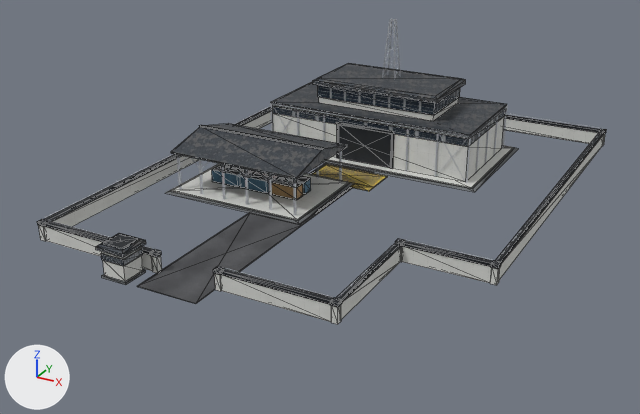
The glTF model Models/naval_command.glb: old version first, new version second.
One viewpoint serves both versions: a 50 mm camera at (70.7, -143.9, 65.7) aimed at (-3.3, -9.4, -1.5). Lighting does not change. The marker at lower left points along +X, +Y and +Z. The first picture is the older version. Mesh edges are drawn as thin lines on the coarser meshes. Vertices at exactly the same position are counted once.

Objects in the first picture: 'NVC_L1_Asphalt', 'NVC_L1_ConcDark', 'NVC_L1_ConcLight', 'NVC_L1_ContBlue', 'NVC_L1_DoorCorr', 'NVC_L1_HatchZone', 'NVC_L1_RoofCorr', 'NVC_L1_SteelDark', 'NVC_L1_SteelTruss', 'NVC_L1_WindowDark' and 1 more.
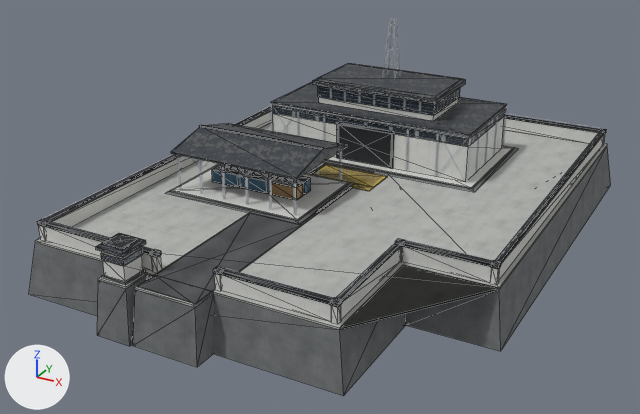
Location of each change, (x1, y1, x2, y2) in pixels of the pictures (640 x 414 px):
'NVC_L1_ConcMid', added: after (35, 123, 607, 330)
'NVC_L1_ConcDark', reshaped (40% wider, 81% taller): before (102, 148, 518, 285); after (29, 147, 611, 396)
part 1 of me_nvc_l1_concdark_007, added: after (29, 147, 611, 396)

What changed in the scene script:
```text
Add img_tex_no_concrete_mid:
    img_tex_no_concrete_mid = load_image('tex_no_concrete_mid', '_unpacked/tex_no_concrete_mid', 512, 512, 'sRGB')
Add mat_mat_no_concrete_mid:
    mat_mat_no_concrete_mid = principled_material('Mat_NO_Concrete_Mid')
    mat_mat_no_concrete_mid.texture = img_tex_no_concrete_mid
    mat_mat_no_concrete_mid.roughness = 0.88
Change me_nvc_l1_concdark_007:
    used by ob_nvc_l1_concdark; location = (0.0, 0.0, 0.0)
    remove me_nvc_l1_concdark_007.from_pydata(...)  # 24 vertices, 36 faces; spans x -30.9..20.9, y -52.9..35.9, z 0.0..0.4
    add me_nvc_l1_concdark_007.from_pydata(...)  # 52 vertices, 80 faces; spans x -38.8..38.8, y -54.4..49.8, z -10.0..0.4
    me_nvc_l1_concdark_007 part 1
    28 vertices are added at x -38.8..38.8, y -54.4..49.8, z -10.0..-0.3
    44 new faces join them
Add me_nvc_l1_concmid_001:
    me_nvc_l1_concmid_001.from_pydata(...)  # 28 vertices, 44 faces; spans x -37.2..37.2, y -53.3..48.2, z -0.4..0.0
    me_nvc_l1_concmid_001.materials.append(mat_mat_no_concrete_mid)  # picture img_tex_no_concrete_mid
Add ob_nvc_l1_concmid:
    ob_nvc_l1_concmid = bpy.data.objects.new('NVC_L1_ConcMid', me_nvc_l1_concmid_001)
    ob_nvc_l1_concmid.location = (0.0, 0.0, 0.0)
```
